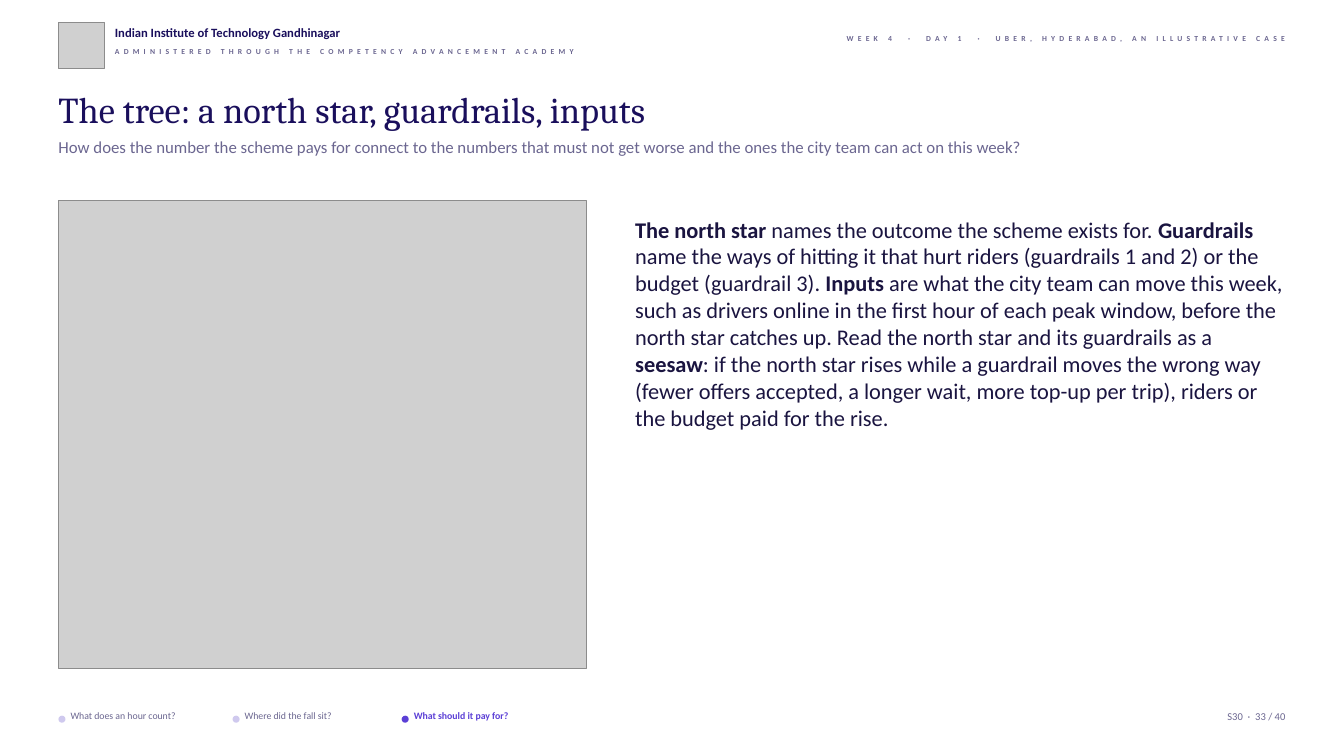
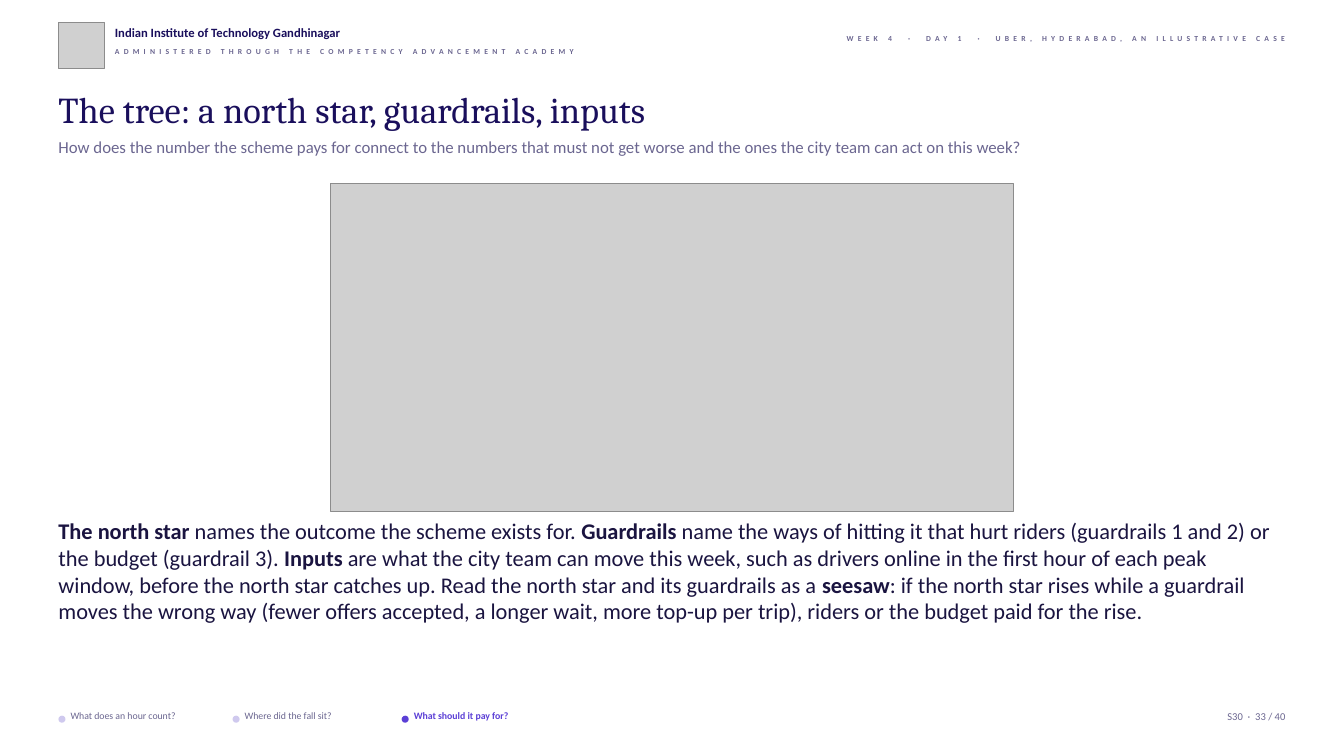
Before and after one commit to fde-academy-lab/c2-content-factory, a slide deck: slide 33 of content/W04/D1/slides/C2_W04_D01_half1_STUDENT.pptx. Drawn at 1344x756 pixels with LibreOffice and Linux fonts; fonts in the diff are those of the drawing; grey boxes stand for pictures; background and template pictures are left out. Boxes give left, top, right and bottom in pixels: in the first picture for what was removed or moved away, otherwise in the second. Text is boxed around its words. In the diff, an @@ line names an element or a change of style, - is before the commit and + after.

```diff
--- a/content/W04/D1/slides/C2_W04_D01_half1_STUDENT.pptx
+++ b/content/W04/D1/slides/C2_W04_D01_half1_STUDENT.pptx
@@ picture: place and size @@
-picture at [58, 201, 586, 668]
+picture at [331, 184, 1013, 512]
@@ text "The north star names the ...": place and size @@
-text "The north star names the ..." at [635, 222, 1283, 430]
+text "The north star names the ..." at [58, 523, 1270, 623]
@@ text "The north star names the ..." at [58, 523, 1270, 623]: less space between paragraphs @@
```
Also in this commit, not shown: 10 other slides changed, 3 other files.
